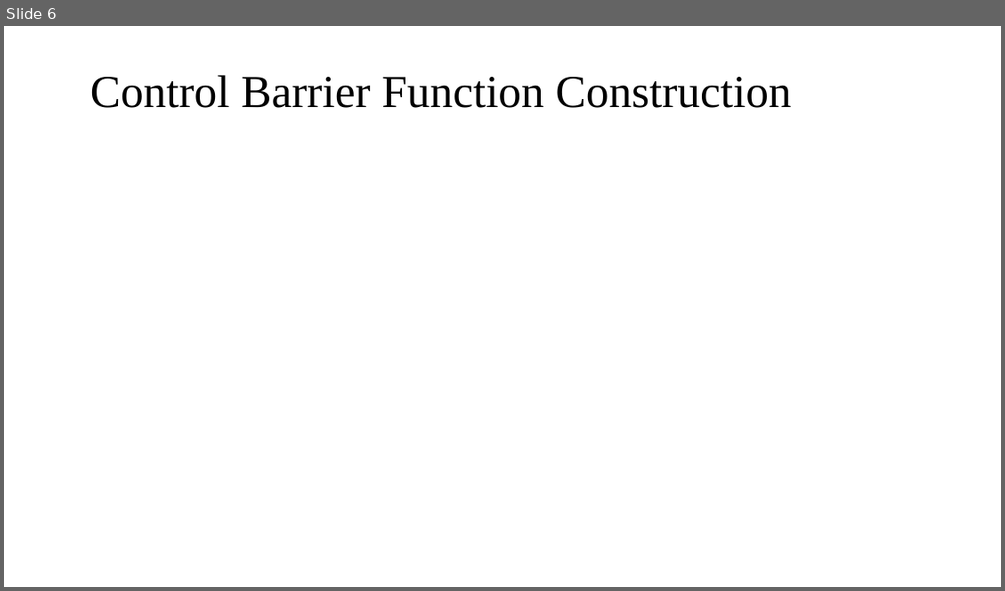
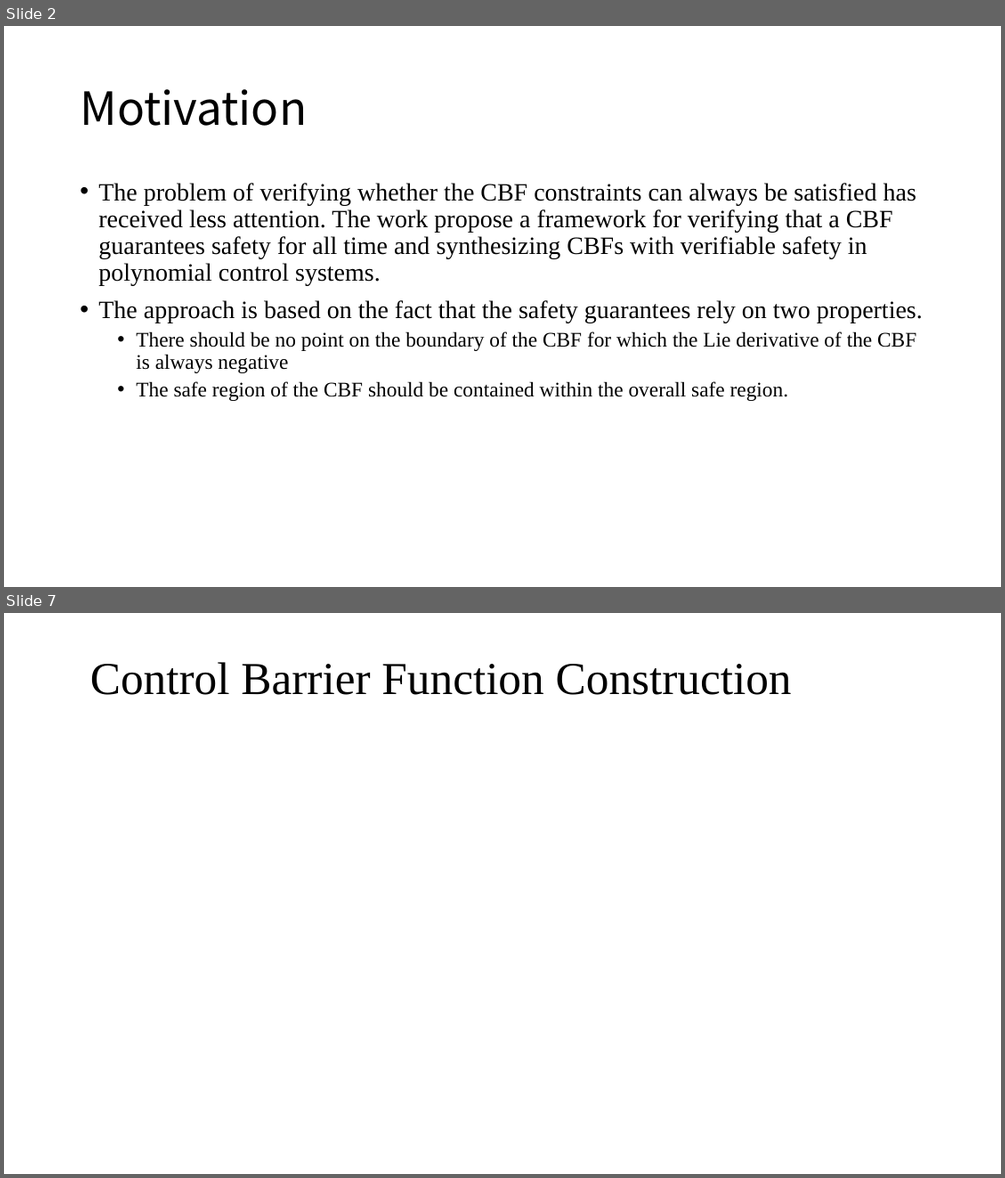
Before and after one commit to tcy1998/consensus-cbf, a slide deck: CBF_verify.pptx. Shown one above the other, each under a label of ours: slide 6 before the commit, slides 2 and 7 after it; the slides between them are not shown. The pictures are 1005x591 and 1005x1178 pixels, drawn with LibreOffice and Linux fonts; fonts in the diff are those of the drawing; grey boxes stand for pictures. Boxes give left, top, right and bottom in pixels: in the first picture for what was removed or moved away, otherwise in the second. Text is boxed around its words. In the diff, an @@ line names an element or a change of style, - is before the commit and + after.

```diff
--- a/CBF_verify.pptx
+++ b/CBF_verify.pptx
@@ slide 2 added at [4, 26, 1001, 587], background #FFFFFF @@
@@ title added at [80, 89, 307, 126], 44 pt, text #000000 @@
+Motivation
@@ text added at [98, 183, 922, 401], 24 pt, text #000000 @@
+• The problem of verifying whether the CBF constraints can always be satisfied has received less attention. The work propose a framework for verifying that a CBF guarantees safety for all time and synthesizing CBFs with verifiable safety in polynomial control systems.
+• The approach is based on the fact that the safety guarantees rely on two properties.
+  • There should be no point on the boundary of the CBF for which the Lie derivative of the CBF is always negative
+  • The safe region of the CBF should be contained within the overall safe region.
@@ what was slide 6 is now slide 7 @@
```
Also in this commit, not shown: 1 slide changed, 4 other slides added, 4 slides removed.
